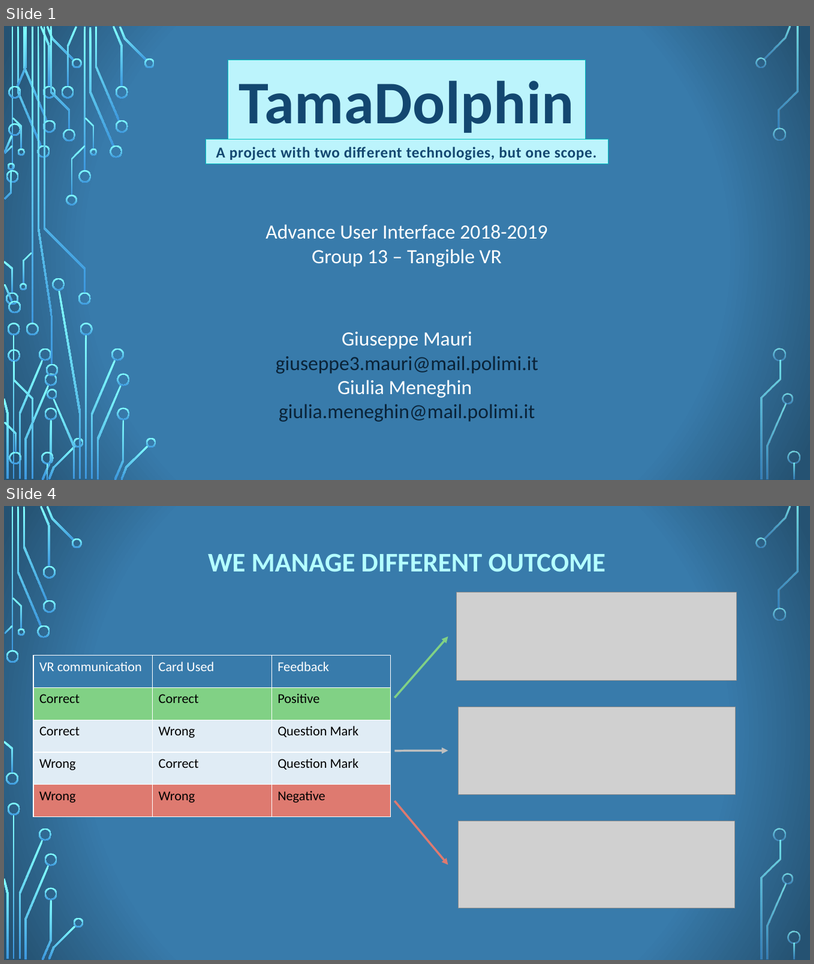
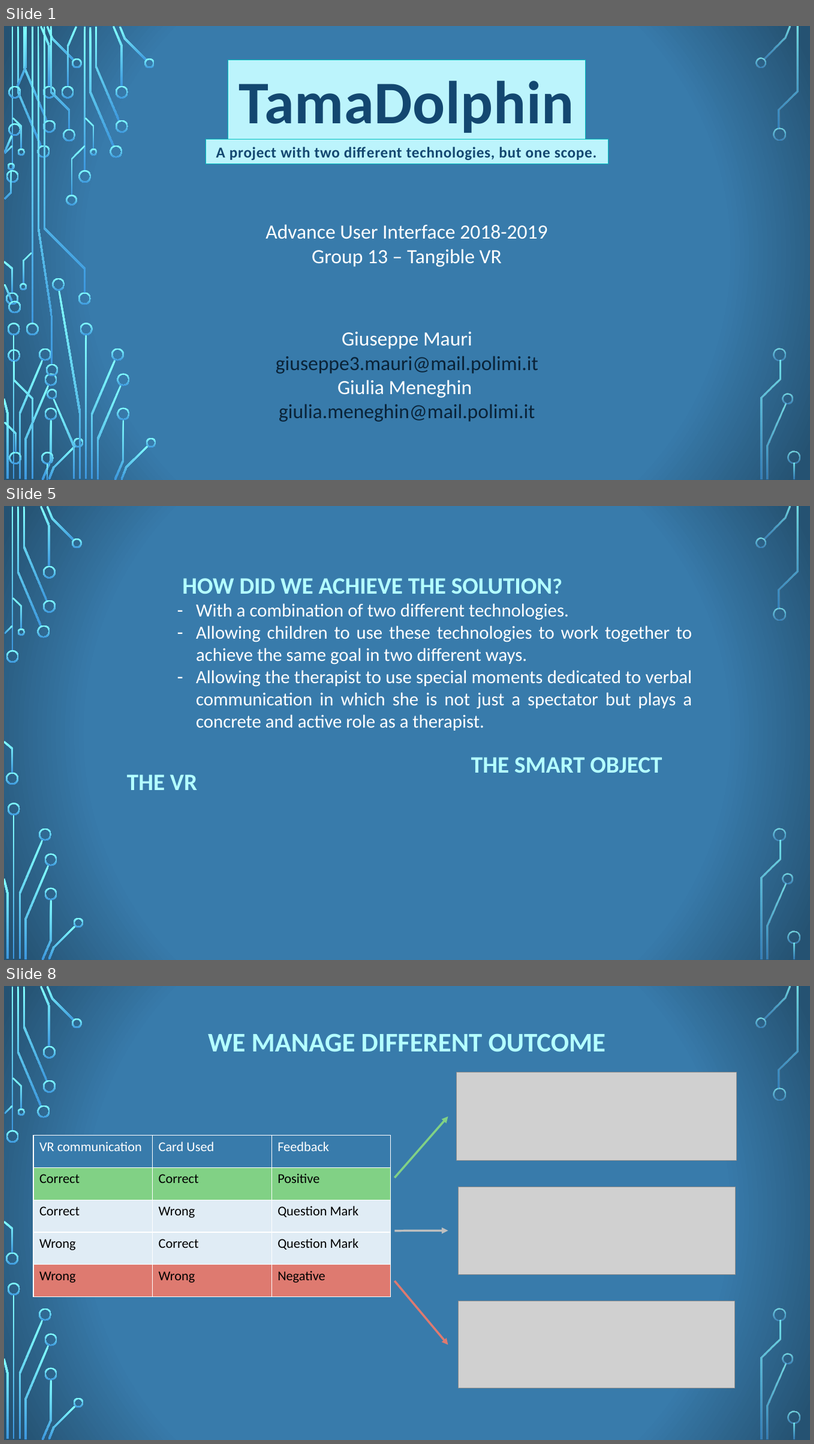
Before and after one commit to Ciuse/TamaDolphin, a slide deck: 13_TANGIBLEVR_2018_19_PITCH.pptx. Shown one above the other, each under a label of ours: slides 1 and 4 before the commit, slides 1, 5 and 8 after it; the slides between them are not shown. The pictures are 814x964 and 814x1444 pixels, drawn with LibreOffice and Linux fonts; fonts in the diff are those of the drawing; grey boxes stand for pictures; background and template pictures are left out. Boxes give left, top, right and bottom in pixels: in the first picture for what was removed or moved away, otherwise in the second. Text is boxed around its words. In the diff, an @@ line names an element or a change of style, - is before the commit and + after.

```diff
--- a/13_TANGIBLEVR_2018_19_PITCH.pptx
+++ b/13_TANGIBLEVR_2018_19_PITCH.pptx
@@ slide 5 added at bbox=[4, 506, 810, 960], background picture (left out); not listed: 36 template elements that a slide beside it also shows @@
@@ text added at bbox=[182, 578, 693, 730], 22 pt, text #FFFFFF @@
+HOW DID WE ACHIEVE THE SOLUTION?
+– With a combination of two different technologies.
+– Allowing children to use these technologies to work together to achieve the same goal in two different ways.
+– Allowing the therapist to use special moments dedicated to verbal communication in which she is not just a spectator but plays a concrete and active role as a therapist.
@@ text added at bbox=[471, 757, 662, 772], 28 pt, text #B4FFFF, bold @@
+THE SMART OBJECT
@@ text added at bbox=[127, 774, 197, 790], 28 pt, text #B4FFFF, bold @@
+THE VR
@@ what was slide 4 is now slide 8 @@
```
Also in this commit, not shown: 2 slides changed, 6 other slides added, 13 other files.
